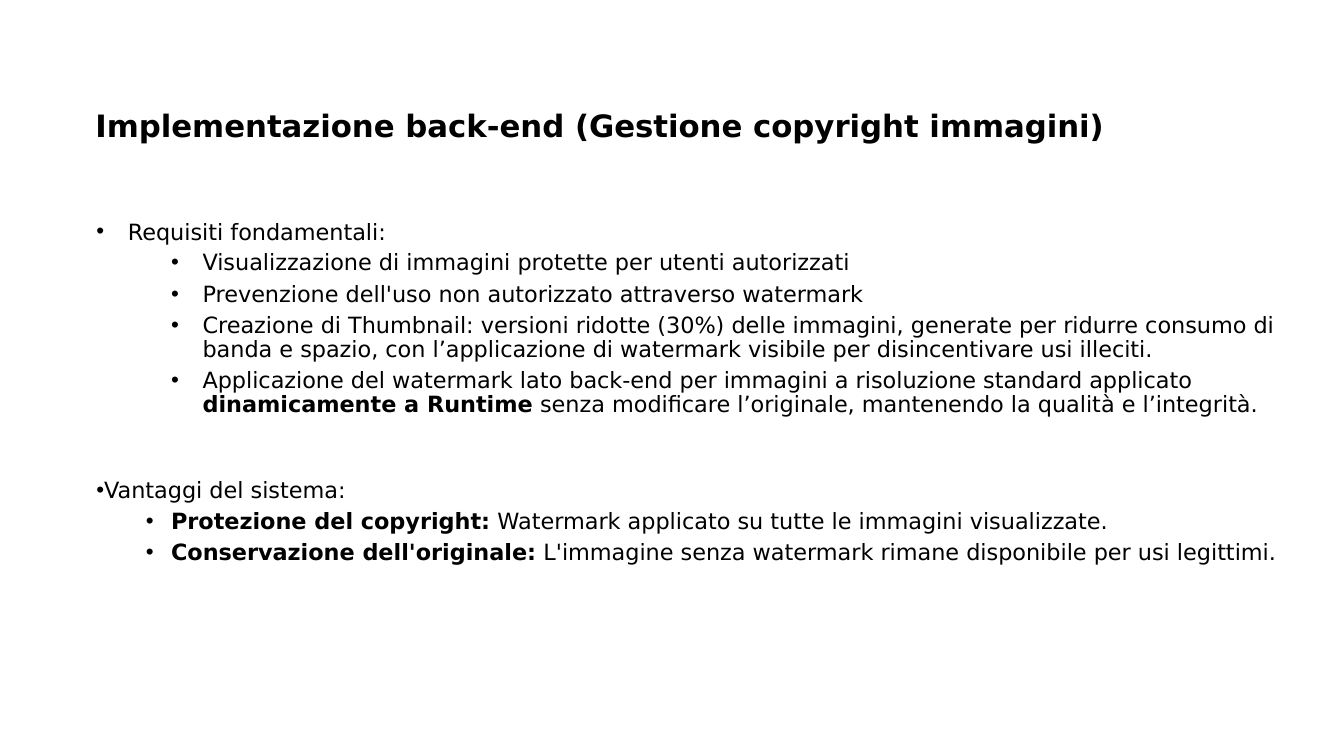
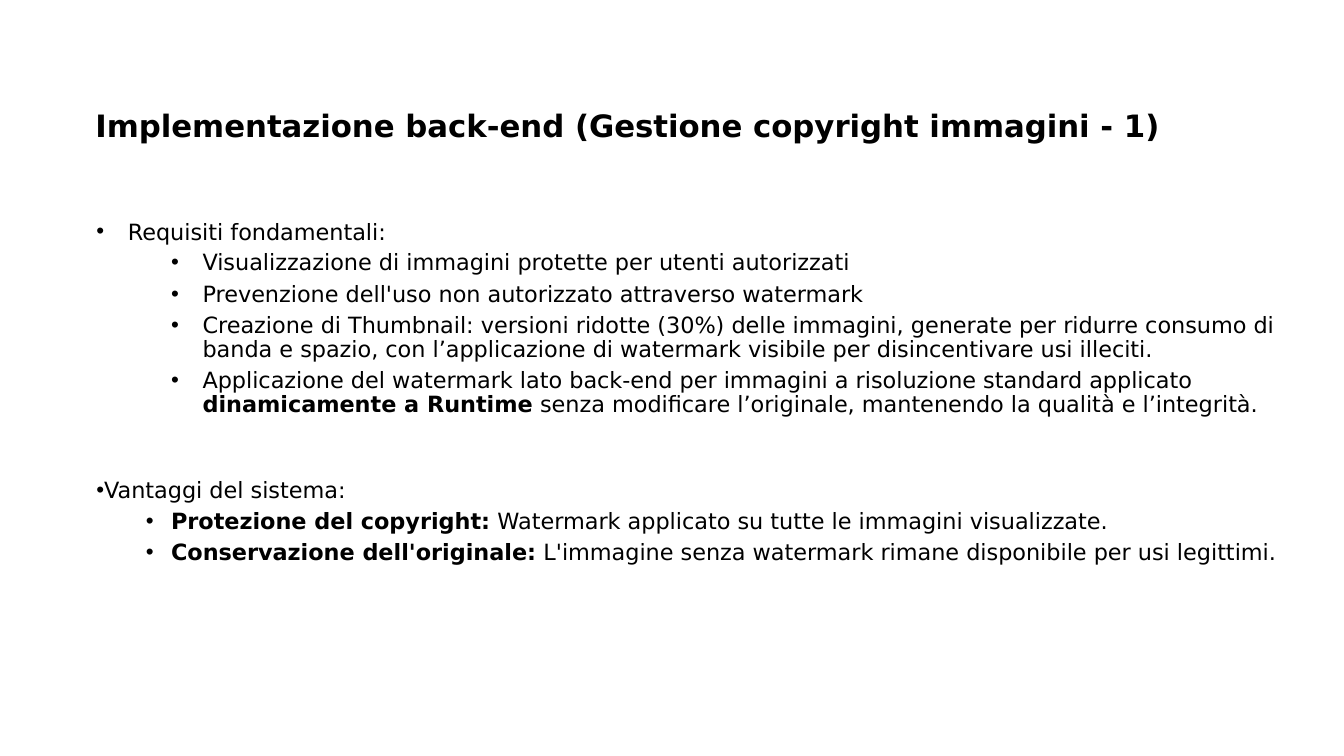
Before and after one commit to And97/myportfolio, a slide deck: slide 29 of documentazione/Presentazione SWAM.pptx (slide 26 before the commit). Drawn at 1344x756 pixels with LibreOffice and Linux fonts; fonts in the diff are those of the drawing; background and template pictures are left out. Boxes give left, top, right and bottom in pixels: in the first picture for what was removed or moved away, otherwise in the second. Text is boxed around its words. In the diff, an @@ line names an element or a change of style, - is before the commit and + after.

Commit message:
update ppt
update ppt

```diff
--- a/documentazione/Presentazione SWAM.pptx
+++ b/documentazione/Presentazione SWAM.pptx
@@ title at [95,113,1159,144]: text changed @@
-Implementazione back-end (Gestione copyright immagini)
+Implementazione back-end (Gestione copyright immagini - 1)
```
Also in this commit, not shown: 2 other slides changed, 12 slides added, 1 slide removed, 1 other file.
